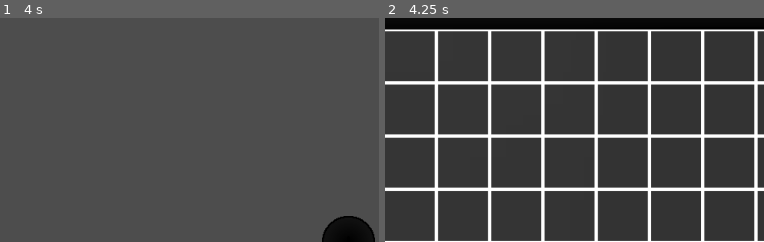
Above: before the commit, frames 1-2 (left to right).
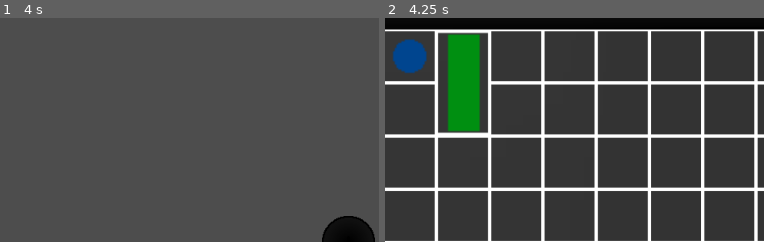
Above: after the commit, the same moments.

Repository: GitForGood/interference
Game: Godot game, scene res://world.tscn
Two runs of this game, one before a commit and one after it. Both use one fixed random seed, a clock stepped at 60 frames per second and the inputs below.
Inputs:
- Up to frame 1 (4 s): tap Enter at 0.5, 2, 3.5 s; hold Right (ui_right) 0.53-1.28 s; tap A (movement_keys) every 0.75 s from 0.6 to 3.6 s; tap Space at 1.25, 2.75 s; hold Down (ui_down) 1.28-2.03 s; hold Right (ui_right) 2.03-2.78 s; hold Up (ui_up) 2.78-3.53 s; hold Left (ui_left) from 3.53 s (still down)
- Up to frame 2 (4.25 s): keep holding Left (ui_left); tap Tab (inventory) at 4.15 s
The pictures show only the part of the screen within x 4-54%, y 0-50%; the shares and areas given below are measured in that part.

Frame 1 is identical in both runs. In frame 2, 5.2% of the frame differs, in the area x 2-28%, y 5-53%.

Commit message:
inventory ui scales to size of item and rotation of it

Diff:
--- a/inventory/Inventory.gd
+++ b/inventory/Inventory.gd
@@ -2,8 +2,8 @@
 class_name Inventory
 
 
-@export var width: int
-@export var height: int
+@export var width: int = 1
+@export var height: int = 1
 @export var item_slots: Array[InventorySlot]
 
 func insert(item: InventoryItem):
--- a/inventory/inventory_ui_slot.gd
+++ b/inventory/inventory_ui_slot.gd
@@ -6,5 +6,16 @@
 	if !slot.item:
 		item_visual.visible = false
 	else:
+		if slot.head != Vector2.ZERO:
+			$Sprite2D.visible = false
+			return
 		item_visual.texture = slot.item.texture
+		var width = slot.item.horizontal_slots
+		var height = slot.item.vertical_slots
+		if slot.item.flipped:
+			item_visual.rotate(-PI/2)
+			width = slot.item.vertical_slots
+			height = slot.item.horizontal_slots
+		$Sprite2D.scale.x = width
+		$Sprite2D.scale.y = height
 		item_visual.visible = true
--- a/inventory/inventory_ui_slot.tscn
+++ b/inventory/inventory_ui_slot.tscn
@@ -32,3 +32,6 @@
 layout_mode = 2
 
 [node name="ItemDisplay" type="Sprite2D" parent="CenterContainer/Panel"]
+scale = Vector2(2, 2)
+centered = false
+offset = Vector2(-16, -16)
--- a/inventory/items/stick.tres
+++ b/inventory/items/stick.tres
@@ -11,3 +11,4 @@
 horizontal_slots = 1
 amount = 1
 max_amount = 1
+flipped = false
--- a/inventory/player_inventory.tres
+++ b/inventory/player_inventory.tres
@@ -1,328 +1,271 @@
-[gd_resource type="Resource" script_class="Inventory" load_steps=67 format=3 uid="uid://b6su3dnw78dnd"]
+[gd_resource type="Resource" script_class="Inventory" load_steps=69 format=3 uid="uid://b6su3dnw78dnd"]
 
 [ext_resource type="Script" path="res://inventory/Inventory.gd" id="1_4g7q7"]
+[ext_resource type="Resource" uid="uid://ygstb8ta33kj" path="res://inventory/items/ball.tres" id="1_dkk8i"]
 [ext_resource type="Script" path="res://inventory/Inventory_slot.gd" id="1_pwq2r"]
+[ext_resource type="Resource" uid="uid://bh7tqw47as2wb" path="res://inventory/items/stick.tres" id="3_5jfsg"]
 
 [sub_resource type="Resource" id="Resource_a3rxh"]
 script = ExtResource("1_pwq2r")
-head_offset = Vector2(0, 0)
-flipped = false
+item = ExtResource("1_dkk8i")
+head = Vector2(0, 0)
 
 [sub_resource type="Resource" id="Resource_u3jjw"]
 script = ExtResource("1_pwq2r")
-head_offset = Vector2(0, 0)
-flipped = false
+item = ExtResource("3_5jfsg")
+head = Vector2(0, 0)
 
 [sub_resource type="Resource" id="Resource_5oldm"]
 script = ExtResource("1_pwq2r")
-head_offset = Vector2(0, 0)
-flipped = false
+head = Vector2(-1, 0)
 
 [sub_resource type="Resource" id="Resource_5pj6o"]
 script = ExtResource("1_pwq2r")
-head_offset = Vector2(0, 0)
-flipped = false
+head = Vector2(0, 0)
 
 [sub_resource type="Resource" id="Resource_jjjv0"]
 script = ExtResource("1_pwq2r")
-head_offset = Vector2(0, 0)
-flipped = false
+head = Vector2(0, 0)
 
 [sub_resource type="Resource" id="Resource_g0rr5"]
 script = ExtResource("1_pwq2r")
-head_offset = Vector2(0, 0)
-flipped = false
+head = Vector2(0, 0)
 
 [sub_resource type="Resource" id="Resource_0k6yq"]
 script = ExtResource("1_pwq2r")
-head_offset = Vector2(0, 0)
-flipped = false
+head = Vector2(0, 0)
 
 [sub_resource type="Resource" id="Resource_aanm0"]
 script = ExtResource("1_pwq2r")
-head_offset = Vector2(0, 0)
-flipped = false
+head = Vector2(0, 0)
 
 [sub_resource type="Resource" id="Resource_bc4ev"]
 script = ExtResource("1_pwq2r")
-head_offset = Vector2(0, 0)
-flipped = false
+head = Vector2(0, 0)
 
 [sub_resource type="Resource" id="Resource_aw1qa"]
 script = ExtResource("1_pwq2r")
-head_offset = Vector2(0, 0)
-flipped = false
+item = ExtResource("3_5jfsg")
+head = Vector2(0, -1)
 
 [sub_resource type="Resource" id="Resource_ri1bq"]
 script = ExtResource("1_pwq2r")
-head_offset = Vector2(0, 0)
-flipped = false
+head = Vector2(0, 0)
 
 [sub_resource type="Resource" id="Resource_77yly"]
 script = ExtResource("1_pwq2r")
-head_offset = Vector2(0, 0)
-flipped = false
+head = Vector2(0, 0)
 
 [sub_resource type="Resource" id="Resource_apnm6"]
 script = ExtResource("1_pwq2r")
-head_offset = Vector2(0, 0)
-flipped = false
+head = Vector2(0, 0)
 
 [sub_resource type="Resource" id="Resource_djgxm"]
 script = ExtResource("1_pwq2r")
-head_offset = Vector2(0, 0)
-flipped = false
+head = Vector2(0, 0)
 
 [sub_resource type="Resource" id="Resource_2tox4"]
 script = ExtResource("1_pwq2r")
-head_offset = Vector2(0, 0)
-flipped = false
+head = Vector2(0, 0)
 
 [sub_resource type="Resource" id="Resource_d1mep"]
 script = ExtResource("1_pwq2r")
-head_offset = Vector2(0, 0)
-flipped = false
+head = Vector2(0, 0)
 
 [sub_resource type="Resource" id="Resource_fm818"]
 script = ExtResource("1_pwq2r")
-head_offset = Vector2(0, 0)
-flipped = false
+head = Vector2(0, 0)
 
 [sub_resource type="Resource" id="Resource_112sq"]
 script = ExtResource("1_pwq2r")
-head_offset = Vector2(0, 0)
-flipped = false
+head = Vector2(0, 0)
 
 [sub_resource type="Resource" id="Resource_u07qt"]
 script = ExtResource("1_pwq2r")
-head_offset = Vector2(0, 0)
-flipped = false
+head = Vector2(0, 0)
 
 [sub_resource type="Resource" id="Resource_jy8d2"]
 script = ExtResource("1_pwq2r")
-head_offset = Vector2(0, 0)
-flipped = false
+head = Vector2(0, 0)
 
 [sub_resource type="Resource" id="Resource_okkhf"]
 script = ExtResource("1_pwq2r")
-head_offset = Vector2(0, 0)
-flipped = false
+head = Vector2(0, 0)
 
 [sub_resource type="Resource" id="Resource_a0k7f"]
 script = ExtResource("1_pwq2r")
-head_offset = Vector2(0, 0)
-flipped = false
+head = Vector2(0, 0)
 
 [sub_resource type="Resource" id="Resource_gktc6"]
 script = ExtResource("1_pwq2r")
-head_offset = Vector2(0, 0)
-flipped = false
+head = Vector2(0, 0)
 
 [sub_resource type="Resource" id="Resource_ldin8"]
 script = ExtResource("1_pwq2r")
-head_offset = Vector2(0, 0)
-flipped = false
+head = Vector2(0, 0)
 
 [sub_resource type="Resource" id="Resource_ih61x"]
 script = ExtResource("1_pwq2r")
-head_offset = Vector2(0, 0)
-flipped = false
+head = Vector2(0, 0)
 
 [sub_resource type="Resource" id="Resource_k50nk"]
 script = ExtResource("1_pwq2r")
-head_offset = Vector2(0, 0)
-flipped = false
+head = Vector2(0, 0)
 
 [sub_resource type="Resource" id="Resource_yvh6c"]
 script = ExtResource("1_pwq2r")
-head_offset = Vector2(0, 0)
-flipped = false
+head = Vector2(0, 0)
 
 [sub_resource type="Resource" id="Resource_gq7n8"]
 script = ExtResource("1_pwq2r")
-head_offset = Vector2(0, 0)
-flipped = false
+head = Vector2(0, 0)
 
 [sub_resource type="Resource" id="Resource_gh126"]
 script = ExtResource("1_pwq2r")
-head_offset = Vector2(0, 0)
-flipped = false
+head = Vector2(0, 0)
 
 [sub_resource type="Resource" id="Resource_emmk1"]
 script = ExtResource("1_pwq2r")
-head_offset = Vector2(0, 0)
-flipped = false
+head = Vector2(0, 0)
 
 [sub_resource type="Resource" id="Resource_r0c28"]
 script = ExtResource("1_pwq2r")
-head_offset = Vector2(0, 0)
-flipped = false
+head = Vector2(0, 0)
 
 [sub_resource type="Resource" id="Resource_52b5f"]
 script = ExtResource("1_pwq2r")
-head_offset = Vector2(0, 0)
-flipped = false
+head = Vector2(0, 0)
 
 [sub_resource type="Resource" id="Resource_4fl4v"]
 script = ExtResource("1_pwq2r")
-head_offset = Vector2(0, 0)
-flipped = false
+head = Vector2(0, 0)
 
 [sub_resource type="Resource" id="Resource_ev2ps"]
 script = ExtResource("1_pwq2r")
-head_offset = Vector2(0, 0)
-flipped = false
+head = Vector2(0, 0)
 
 [sub_resource type="Resource" id="Resource_oetod"]
 script = ExtResource("1_pwq2r")
-head_offset = Vector2(0, 0)
-flipped = false
+head = Vector2(0, 0)
 
 [sub_resource type="Resource" id="Resource_f7wsh"]
 script = ExtResource("1_pwq2r")
-head_offset = Vector2(0, 0)
-flipped = false
+head = Vector2(0, 0)
 
 [sub_resource type="Resource" id="Resource_3fkli"]
 script = ExtResource("1_pwq2r")
-head_offset = Vector2(0, 0)
-flipped = false
+head = Vector2(0, 0)
 
 [sub_resource type="Resource" id="Resource_7w1j7"]
 script = ExtResource("1_pwq2r")
-head_offset = Vector2(0, 0)
-flipped = false
+head = Vector2(0, 0)
 
 [sub_resource type="Resource" id="Resource_3upgq"]
 script = ExtResource("1_pwq2r")
-head_offset = Vector2(0, 0)
-flipped = false
+head = Vector2(0, 0)
 
 [sub_resource type="Resource" id="Resource_an1wx"]
 script = ExtResource("1_pwq2r")
-head_offset = Vector2(0, 0)
-flipped = false
+head = Vector2(0, 0)
 
 [sub_resource type="Resource" id="Resource_ih8ve"]
 script = ExtResource("1_pwq2r")
-head_offset = Vector2(0, 0)
-flipped = false
+head = Vector2(0, 0)
 
 [sub_resource type="Resource" id="Resource_8t8ls"]
 script = ExtResource("1_pwq2r")
-head_offset = Vector2(0, 0)
-flipped = false
+head = Vector2(0, 0)
 
 [sub_resource type="Resource" id="Resource_dotty"]
 script = ExtResource("1_pwq2r")
-head_offset = Vector2(0, 0)
-flipped = false
+head = Vector2(0, 0)
 
 [sub_resource type="Resource" id="Resource_jwkpf"]
 script = ExtResource("1_pwq2r")
-head_offset = Vector2(0, 0)
-flipped = false
+head = Vector2(0, 0)
 
 [sub_resource type="Resource" id="Resource_d5rmw"]
 script = ExtResource("1_pwq2r")
-head_offset = Vector2(0, 0)
-flipped = false
+head = Vector2(0, 0)
 
 [sub_resource type="Resource" id="Resource_ctf62"]
 script = ExtResource("1_pwq2r")
-head_offset = Vector2(0, 0)
-flipped = false
+head = Vector2(0, 0)
 
 [sub_resource type="Resource" id="Resource_v7cj5"]
 script = ExtResource("1_pwq2r")
-head_offset = Vector2(0, 0)
-flipped = false
+head = Vector2(0, 0)
 
 [sub_resource type="Resource" id="Resource_pn0li"]
 script = ExtResource("1_pwq2r")
-head_offset = Vector2(0, 0)
-flipped = false
+head = Vector2(0, 0)
 
 [sub_resource type="Resource" id="Resource_urtk2"]
 script = ExtResource("1_pwq2r")
-head_offset = Vector2(0, 0)
-flipped = false
+head = Vector2(0, 0)
 
 [sub_resource type="Resource" id="Resource_3ouvm"]
 script = ExtResource("1_pwq2r")
-head_offset = Vector2(0, 0)
-flipped = false
+head = Vector2(0, 0)
 
 [sub_resource type="Resource" id="Resource_j6paq"]
 script = ExtResource("1_pwq2r")
-head_offset = Vector2(0, 0)
-flipped = false
+head = Vector2(0, 0)
 
 [sub_resource type="Resource" id="Resource_rmc82"]
 script = ExtResource("1_pwq2r")
-head_offset = Vector2(0, 0)
-flipped = false
+head = Vector2(0, 0)
 
 [sub_resource type="Resource" id="Resource_l4x66"]
 script = ExtResource("1_pwq2r")
-head_offset = Vector2(0, 0)
-flipped = false
+head = Vector2(0, 0)
 
 [sub_resource type="Resource" id="Resource_f3iyw"]
 script = ExtResource("1_pwq2r")
-head_offset = Vector2(0, 0)
-flipped = false
+head = Vector2(0, 0)
 
 [sub_resource type="Resource" id="Resource_d02qw"]
 script = ExtResource("1_pwq2r")
-head_offset = Vector2(0, 0)
-flipped = false
+head = Vector2(0, 0)
 
 [sub_resource type="Resource" id="Resource_el6gm"]
 script = ExtResource("1_pwq2r")
-head_offset = Vector2(0, 0)
-flipped = false
+head = Vector2(0, 0)
 
 [sub_resource type="Resource" id="Resource_nq0dk"]
 script = ExtResource("1_pwq2r")
-head_offset = Vector2(0, 0)
-flipped = false
+head = Vector2(0, 0)
 
 [sub_resource type="Resource" id="Resource_326i4"]
 script = ExtResource("1_pwq2r")
-head_offset = Vector2(0, 0)
-flipped = false
+head = Vector2(0, 0)
 
 [sub_resource type="Resource" id="Resource_p0uq3"]
 script = ExtResource("1_pwq2r")
-head_offset = Vector2(0, 0)
-flipped = false
+head = Vector2(0, 0)
 
 [sub_resource type="Resource" id="Resource_qgrjn"]
 script = ExtResource("1_pwq2r")
-head_offset = Vector2(0, 0)
-flipped = false
+head = Vector2(0, 0)
 
 [sub_resource type="Resource" id="Resource_ek7vs"]
 script = ExtResource("1_pwq2r")
-head_offset = Vector2(0, 0)
-flipped = false
+head = Vector2(0, 0)
 
 [sub_resource type="Resource" id="Resource_qniou"]
 script = ExtResource("1_pwq2r")
-head_offset = Vector2(0, 0)
-flipped = false
+head = Vector2(0, 0)
 
 [sub_resource type="Resource" id="Resource_oxpsn"]
 script = ExtResource("1_pwq2r")
-head_offset = Vector2(0, 0)
-flipped = false
+head = Vector2(0, 0)
 
 [sub_resource type="Resource" id="Resource_hkuo7"]
 script = ExtResource("1_pwq2r")
-head_offset = Vector2(0, 0)
-flipped = false
+head = Vector2(0, 0)
 
 [resource]
 script = ExtResource("1_4g7q7")
+width = 8
+height = 8
 item_slots = Array[ExtResource("1_pwq2r")]([SubResource("Resource_a3rxh"), SubResource("Resource_u3jjw"), SubResource(" …(1909 unchanged characters)…
--- a/player.gd
+++ b/player.gd
@@ -15,7 +15,10 @@
 
 # Called when the node enters the scene tree for the first time.
 func _ready():
-	pass # Replace with function body.
+	var ball = preload("res://inventory/items/ball.tres")
+	var stick = preload("res://inventory/items/stick.tres")
+	inventory.insert(ball)
+	inventory.insert(stick)
 
 func input_check_if_toggle_inventory():
 	if Input.is_action_just_pressed("inventory"):
--- a/world.tscn
+++ b/world.tscn
@@ -1,11 +1,13 @@
-[gd_scene load_steps=2 format=3 uid="uid://bo0ods8oellra"]
+[gd_scene load_steps=3 format=3 uid="uid://bo0ods8oellra"]
 
 [ext_resource type="PackedScene" uid="uid://1s51o3n7fjnk" path="res://player.tscn" id="1_4r2qy"]
+[ext_resource type="Resource" uid="uid://b6su3dnw78dnd" path="res://inventory/player_inventory.tres" id="2_0flsa"]
 
 [node name="World" type="Node2D"]
 
 [node name="Player" parent="." instance=ExtResource("1_4r2qy")]
 position = Vector2(1020, 558)
+inventory = ExtResource("2_0flsa")
 
 [node name="Camera2D" type="Camera2D" parent="Player"]
 zoom = Vector2(2, 2)
